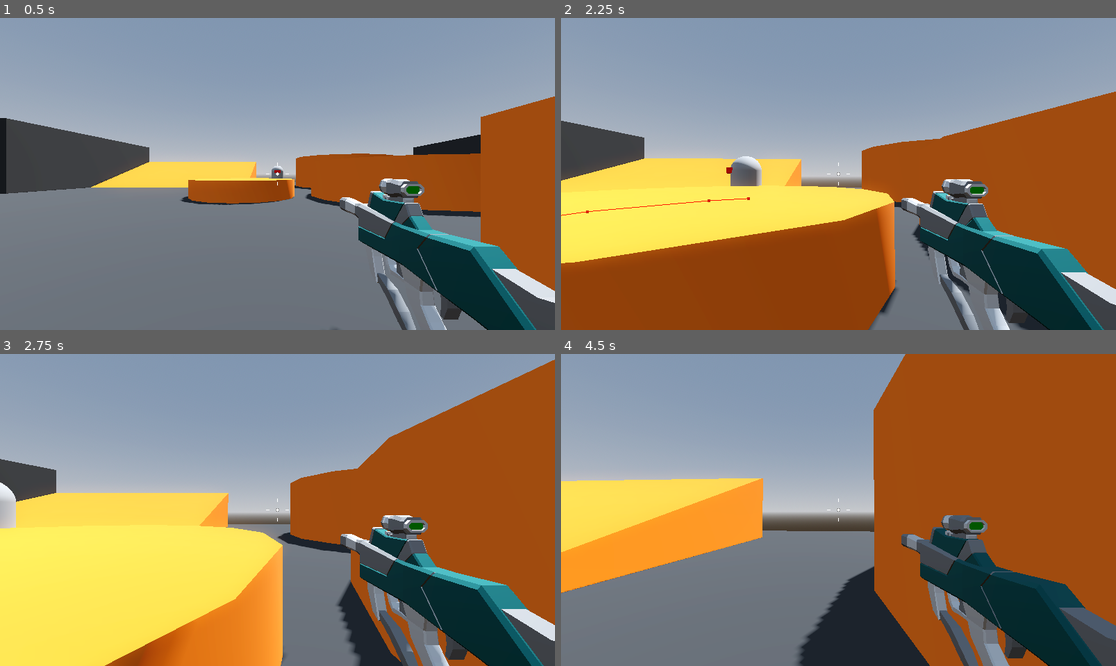
Above: before the commit, frames 1-4 (two rows, left to right).
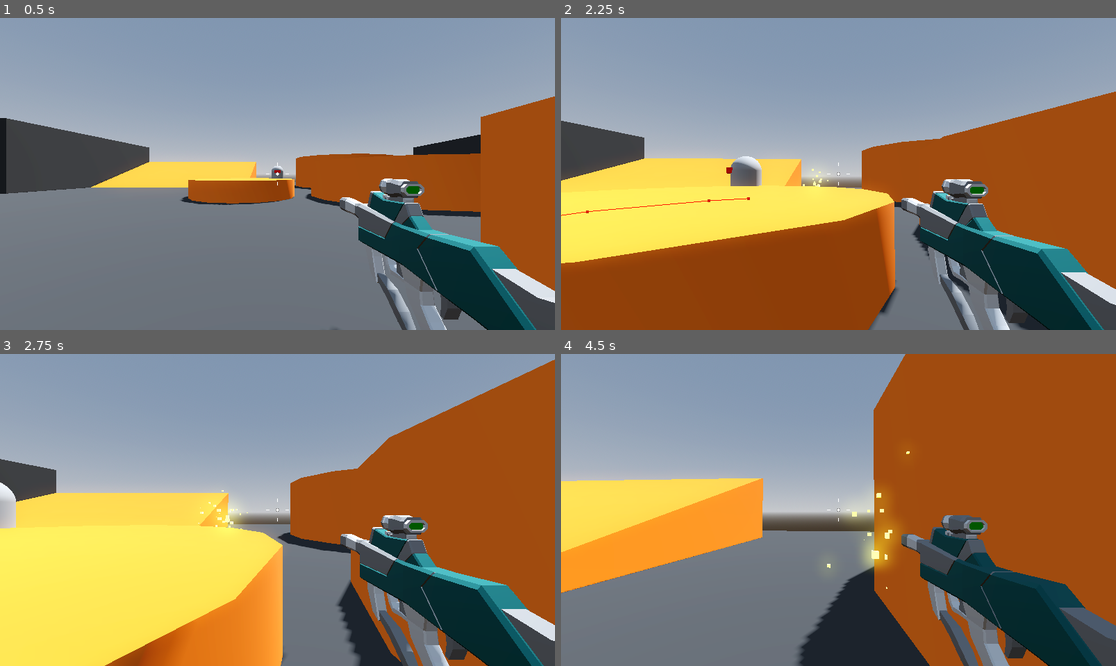
Above: after the commit, the same moments.

Repository: BlurryGames/RoboRampage
Game: Godot game, scene res://levels/sand_box.tscn
The game is run twice, just before and just after one commit, with the same random seed, the same clock (stepped at 60 frames per second) and the same inputs.
Inputs (mouse positions are in pixels of both pictures, inside the frame that each line leads up to):
- Up to frame 1 (0.5 s): no input
- Up to frame 2 (2.25 s): tap Enter at 0.5 s; move the mouse to (866, 174) at 0.52 s; press the mouse at (866, 174) at 0.53 s; hold W (move_forward) from 0.53 s (still down); tap Space (jump) at 0.77, 1.52 s; move the mouse to (810, 174) at 1.27 s; release the mouse at (810, 174) at 1.28 s; click (810, 174) at 1.35 s; move the mouse to (849, 167) at 2.02 s; press the mouse at (849, 167) at 2.03 s
- Up to frame 3 (2.75 s): keep holding W (move_forward)
- Up to frame 4 (4.5 s): keep holding W (move_forward); move the mouse to (832, 516) at 2.77 s; release the mouse at (832, 516) at 2.78 s; click (832, 516) at 2.85 s; tap Space (jump) at 3.02, 3.77 s; move the mouse to (877, 513) at 3.52 s; press the mouse at (877, 513) at 3.53 s; move the mouse to (794, 506) at 4.27 s; release the mouse at (794, 506) at 4.28 s; click (794, 506) at 4.35 s

Frame 1 is identical in both runs. In frame 2, 0.1% of the frame differs, in the area x 43-49%, y 48-55%; in frame 3, 0.4%; in frame 4, 1.1%, in the area x 47-63%, y 31-76%.

Commit message:
Section4: Robo Rampage / Lesson16: Instantiating Particles

Diff:
--- a/weapons/hitscan_weapon.gd
+++ b/weapons/hitscan_weapon.gd
@@ -1,5 +1,6 @@
 class_name HitscanWeapon extends Node3D
 
+@export var sparks: PackedScene = null
 @export var muzzle_flash: GPUParticles3D = null
 @export var weapon_mesh: Node3D = null
 
@@ -28,3 +29,7 @@
 	weapon_mesh.position.z += recoil
 	if collider is Enemy:
 		collider.hitpoints -= weapon_damage
+
+	var spark: GPUParticles3D = sparks.instantiate()
+	add_child(spark)
+	spark.global_position = ray_cast_3d.get_collision_point()
--- a/weapons/hitscan_weapon.tscn
+++ b/weapons/hitscan_weapon.tscn
@@ -1,9 +1,11 @@
-[gd_scene load_steps=2 format=3 uid="uid://bptswx276tjax"]
+[gd_scene load_steps=3 format=3 uid="uid://bptswx276tjax"]
 
 [ext_resource type="Script" path="res://weapons/hitscan_weapon.gd" id="1_2st02"]
+[ext_resource type="PackedScene" uid="uid://bmuvjnigw7xfi" path="res://weapons/sparks.tscn" id="2_vnj42"]
 
 [node name="HitscanWeapon" type="Node3D"]
 script = ExtResource("1_2st02")
+sparks = ExtResource("2_vnj42")
 
 [node name="CooldownTimer" type="Timer" parent="."]
 one_shot = true
--- /dev/null
+++ b/weapons/sparks.tscn
@@ -0,0 +1,90 @@
+[gd_scene load_steps=9 format=3 uid="uid://bmuvjnigw7xfi"]
+
+[sub_resource type="StandardMaterial3D" id="StandardMaterial3D_xkw25"]
+emission_enabled = true
+emission = Color(1, 1, 0, 1)
+emission_energy_multiplier = 3.0
+
+[sub_resource type="Curve" id="Curve_086us"]
+_data = [Vector2(0, 1), 0.0, 0.0, 0, 0, Vector2(1, 0), 0.0, 0.0, 0, 0]
+point_count = 2
+
+[sub_resource type="CurveTexture" id="CurveTexture_bkgo3"]
+curve = SubResource("Curve_086us")
+
+[sub_resource type="ParticleProcessMaterial" id="ParticleProcessMaterial_buj7l"]
+spread = 180.0
+initial_velocity_min = 1.0
+initial_velocity_max = 5.0
+scale_min = 0.5
+scale_curve = SubResource("CurveTexture_bkgo3")
+
+[sub_resource type="BoxMesh" id="BoxMesh_0at4u"]
+size = Vector3(0.1, 0.1, 0.1)
+
+[sub_resource type="Animation" id="Animation_40ol6"]
+resource_name = "spark"
+tracks/0/type = "value"
+tracks/0/imported = false
+tracks/0/enabled = true
+tracks/0/path = NodePath(".:emitting")
+tracks/0/interp = 1
+tracks/0/loop_wrap = true
+tracks/0/keys = {
+"times": PackedFloat32Array(0),
+"transitions": PackedFloat32Array(1),
+"update": 1,
+"values": [true]
+}
+tracks/1/type = "method"
+tracks/1/imported = false
+tracks/1/enabled = true
+tracks/1/path = NodePath(".")
+tracks/1/interp = 1
+tracks/1/loop_wrap = true
+tracks/1/keys = {
+"times": PackedFloat32Array(1),
+"transitions": PackedFloat32Array(1),
+"values": [{
+"args": [],
+"method": &"queue_free"
+}]
+}
+
+[sub_resource type="Animation" id="Animation_iwx5l"]
+length = 0.001
+tracks/0/type = "value"
+tracks/0/imported = false
+tracks/0/enabled = true
+tracks/0/path = NodePath(".:emitting")
+tracks/0/interp = 1
+tracks/0/loop_wrap = true
+tracks/0/keys = {
+"times": PackedFloat32Array(0),
+"transitions": PackedFloat32Array(1),
+"update": 1,
+"values": [false]
+}
+
+[sub_resource type="AnimationLibrary" id="AnimationLibrary_akvjb"]
+_data = {
+"RESET": SubResource("Animation_iwx5l"),
+"spark": SubResource("Animation_40ol6")
+}
+
+[node name="Sparks" type="GPUParticles3D"]
+top_level = true
+material_override = SubResource("StandardMaterial3D_xkw25")
+cast_shadow = 0
+emitting = false
+lifetime = 0.5
+one_shot = true
+explosiveness = 1.0
+process_material = SubResource("ParticleProcessMaterial_buj7l")
+draw_pass_1 = SubResource("BoxMesh_0at4u")
+
+[node name="AnimationPlayer" type="AnimationPlayer" parent="."]
+libraries = {
+"": SubResource("AnimationLibrary_akvjb")
+}
+autoplay = "spark"
